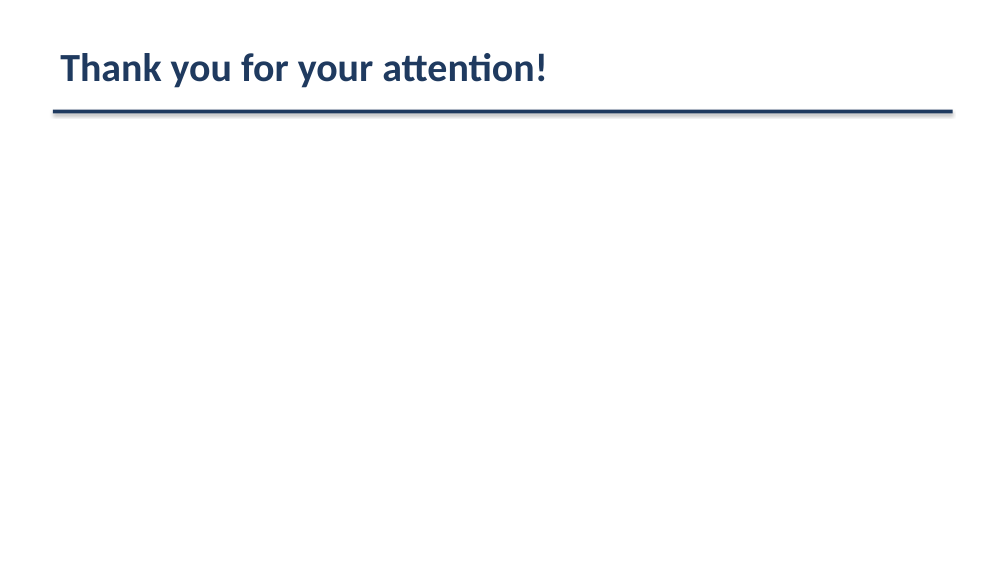
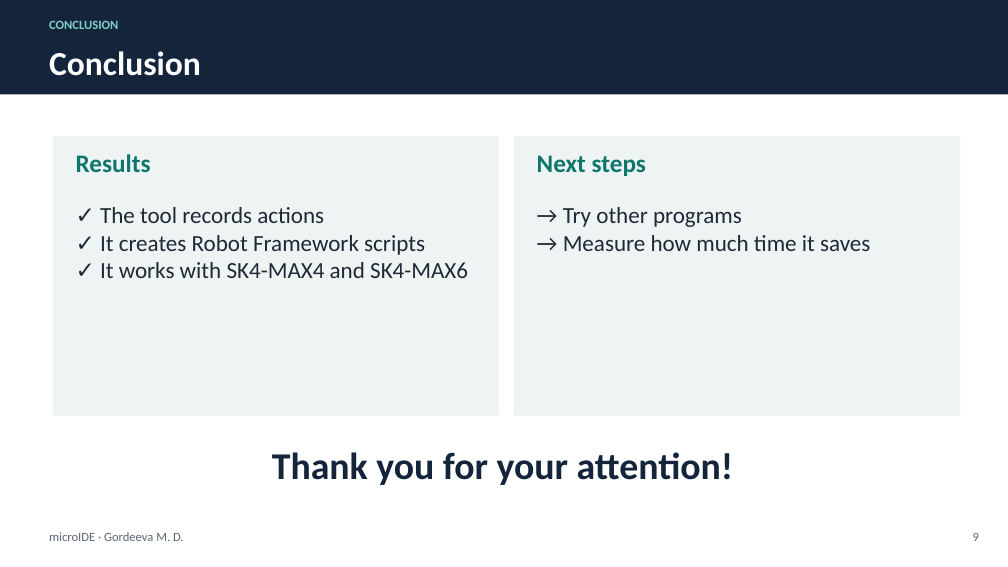
Before and after one commit to gordi27/microide, a slide deck: slide 9 of presentation/microIDE_presentation.pptx. Drawn at 1008x567 pixels with LibreOffice and Linux fonts; fonts in the diff are those of the drawing. Boxes give left, top, right and bottom in pixels: in the first picture for what was removed or moved away, otherwise in the second. Text is boxed around its words. In the diff, an @@ line names an element or a change of style, - is before the commit and + after.

```diff
--- a/presentation/microIDE_presentation.pptx
+++ b/presentation/microIDE_presentation.pptx
@@ rectangle: place and size @@
-rectangle at <box>53,110,953,113</box>
+rectangle at <box>0,0,1008,95</box>
@@ rectangle at <box>0,0,1008,95</box>: fill #1F3A5F to #14243B; shadow off @@
@@ text added at <box>49,21,118,29</box>, 12 pt, text #7FD1C7, bold @@
+CONCLUSION
@@ text added at <box>49,51,201,76</box>, 32 pt, text #FFFFFF, bold @@
+Conclusion
@@ rectangle added at <box>53,136,499,416</box>, fill #EEF4F3 @@
@@ rectangle added at <box>514,136,960,416</box>, fill #EEF4F3 @@
@@ text added at <box>76,154,151,172</box>, 24 pt, text #0F766E, bold @@
+Results
@@ text added at <box>537,155,646,176</box>, 24 pt, text #0F766E, bold @@
+Next steps
@@ text added at <box>100,207,468,278</box>, 22 pt, text #1F2937 @@
+✓ The tool records actions
+✓ It creates Robot Framework scripts
+✓ It works with SK4-MAX4 and SK4-MAX6
@@ text added at <box>563,207,870,251</box>, 22 pt, text #1F2937 @@
+→ Try other programs
+→ Measure how much time it saves
@@ text "Thank you for your attention!": place and size @@
-text "Thank you for your attention!" at <box>60,53,547,88</box>
+text "Thank you for your attention!" at <box>272,452,734,485</box>
@@ text "Thank you for your attention!" at <box>272,452,734,485</box>: size 38 to 36 pt, text colour #1F3A5F to #14243B; alignment left to centre @@
@@ text added at <box>49,532,184,541</box>, 12 pt, text #5B6775 @@
+microIDE · Gordeeva M. D.
@@ text added at <box>973,533,979,541</box>, 12 pt, text #5B6775 @@
+9
```
Also in this commit, not shown: 6 other slides changed, 2 slides added, 2 slides removed, 2 other files.
